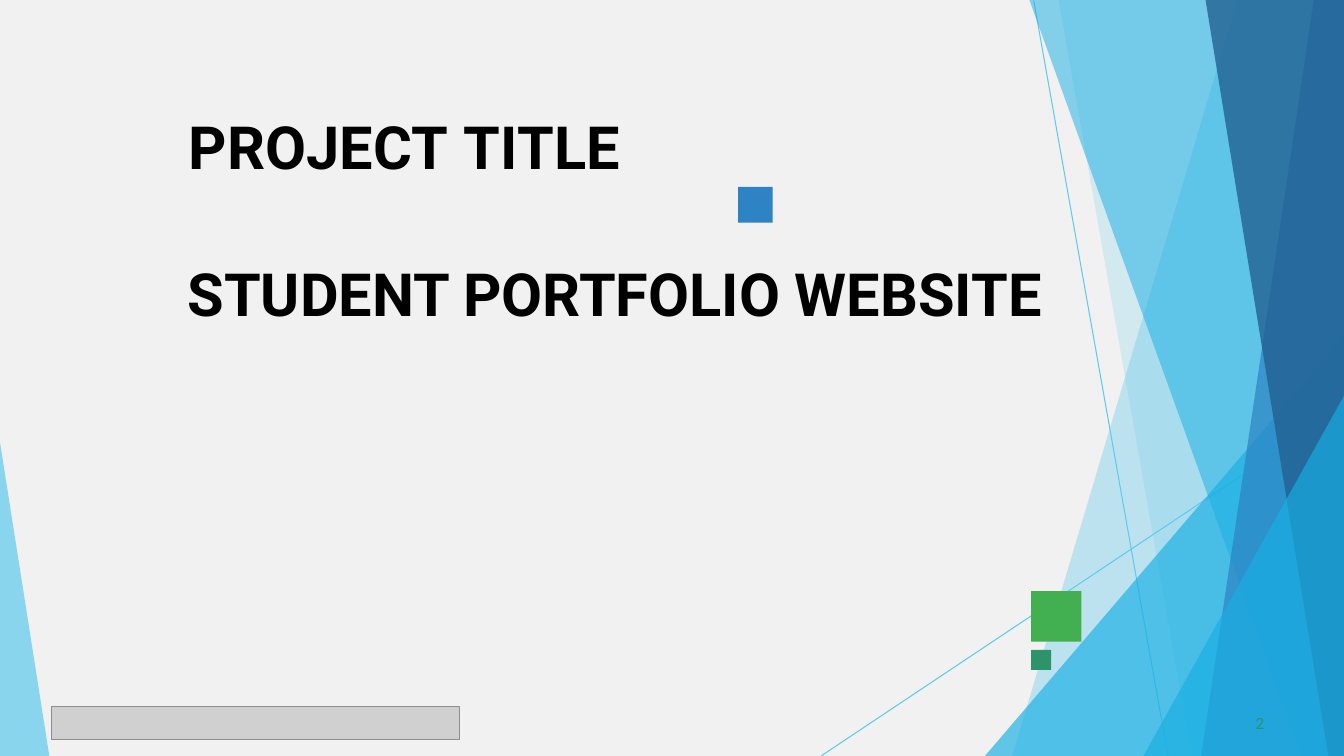
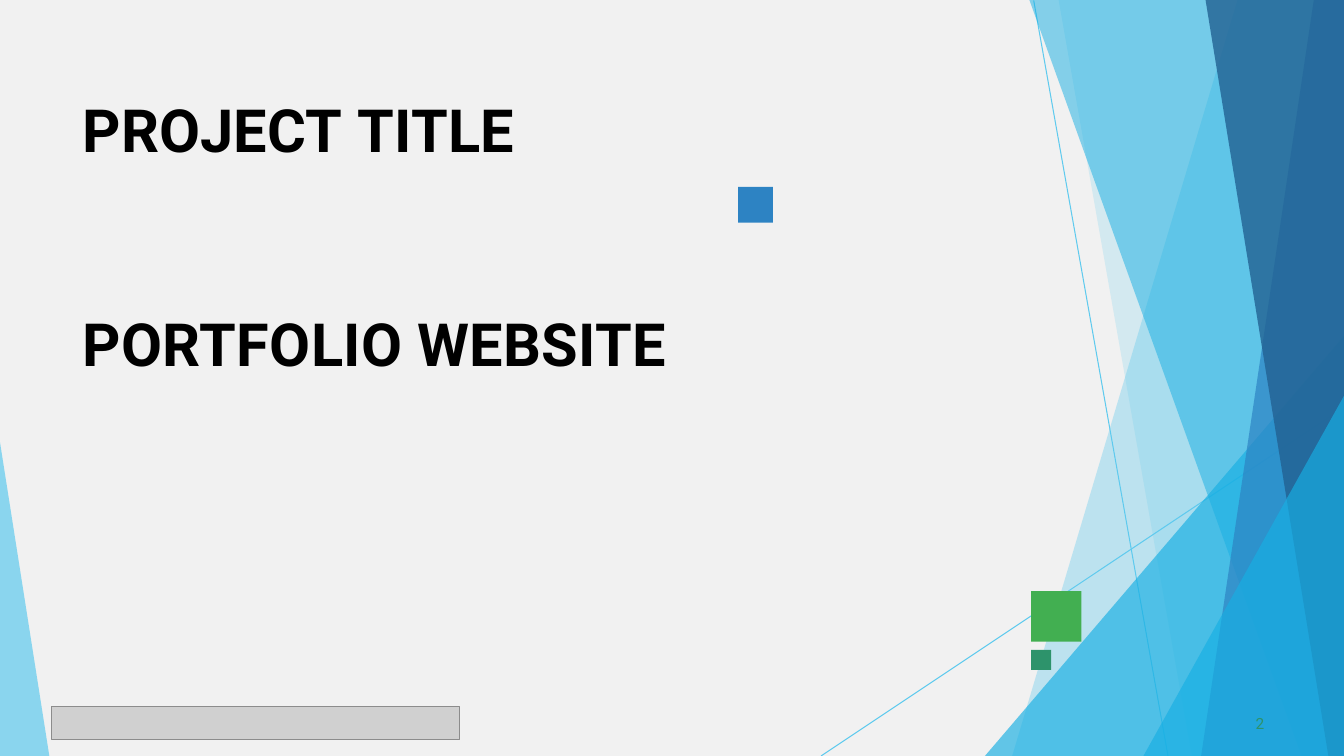
Before and after one commit to kathir13102005/Kathir, a slide deck: slide 2 of PPT FWD TNSDC 2025.pptx. Drawn at 1344x756 pixels with LibreOffice and Linux fonts; fonts in the diff are those of the drawing; grey boxes stand for pictures. Boxes give left, top, right and bottom in pixels: in the first picture for what was removed or moved away, otherwise in the second. Text is boxed around its words. In the diff, an @@ line names an element or a change of style, - is before the commit and + after.

```diff
--- a/PPT FWD TNSDC 2025.pptx
+++ b/PPT FWD TNSDC 2025.pptx
@@ title at [83,109,666,367]: text changed @@
-PROJECT TITLE
-STUDENT PORTFOLIO WEBSITE
+PROJECT TITLE
+PORTFOLIO WEBSITE
```
Also in this commit, not shown: 8 other slides changed, 2 slides added, 2 slides removed.
